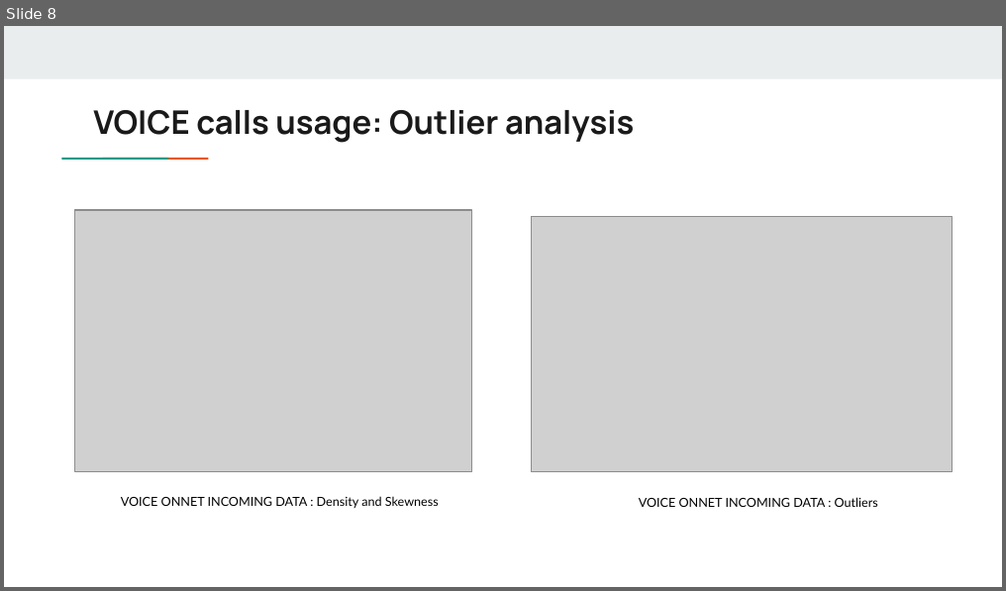
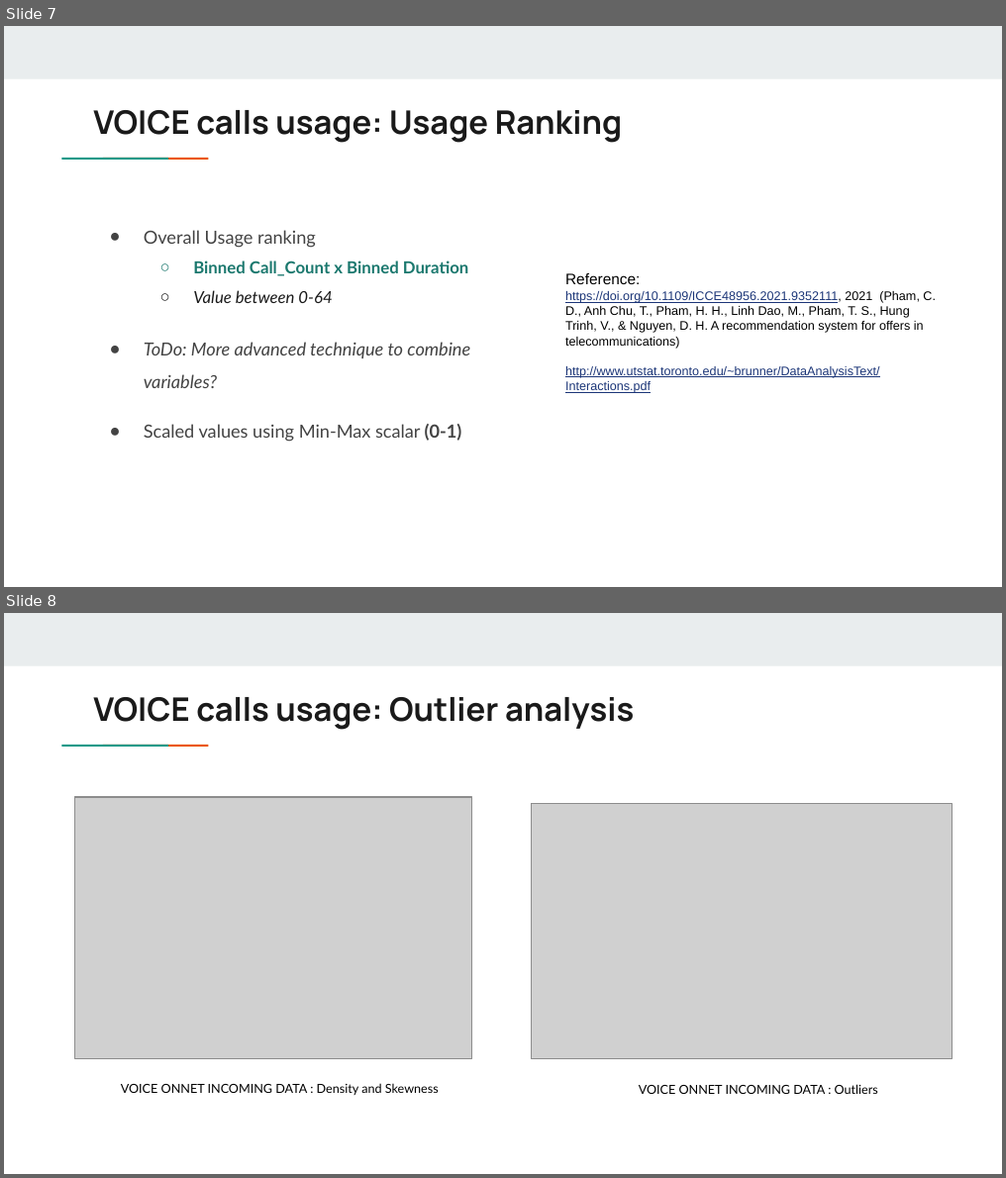
Before and after one commit to cmadusankahw/leve-4-research-hybrid-recommender-for-fixed-line-telco, a slide deck: documents/presentations/SLT project - Data Engineering Flow.pptx. Shown one above the other, each under a label of ours: slide 8 before the commit, slides 7 and 8 after it. The pictures are 1006x591 and 1006x1178 pixels, drawn with LibreOffice and Linux fonts; fonts in the diff are those of the drawing; grey boxes stand for pictures. Boxes give left, top, right and bottom in pixels: in the first picture for what was removed or moved away, otherwise in the second. Text is boxed around its words. In the diff, an @@ line names an element or a change of style, - is before the commit and + after.

```diff
--- a/documents/presentations/SLT project - Data Engineering Flow.pptx
+++ b/documents/presentations/SLT project - Data Engineering Flow.pptx
@@ slide 7 added at (4,26,1002,587), background #FFFFFF; not listed: 3 template elements that a slide beside it also shows @@
@@ title added at (93,110,622,143), 23.4 pt, text #1A1A1A, bold @@
+VOICE calls usage: Usage Ranking
@@ text added at (144,230,470,442), 13 pt, text #434343 @@
+● Overall Usage ranking
+  ○ Binned Call_Count x Binned Duration
+  ○ Value between 0-64
+● ToDo: More advanced technique to combine variables?
+● Scaled values using Min-Max scalar (0-1)
@@ text added at (565,274,936,393), 9 pt, text #000000 @@
+Reference:
+https://doi.org/10.1109/ICCE48956.2021.9352111, 2021 (Pham, C. D., Anh Chu, T., Pham, H. H., Linh Dao, M., Pham, T. S., Hung Trinh, V., & Nguyen, D. H. A recommendation system for offers in telecommunications)
+http://www.utstat.toronto.edu/~brunner/DataAnalysisText/Interactions.pdf
```
Also in this commit, not shown: 6 slides changed, 4 other slides added, 1 slide removed, 11 other files.
